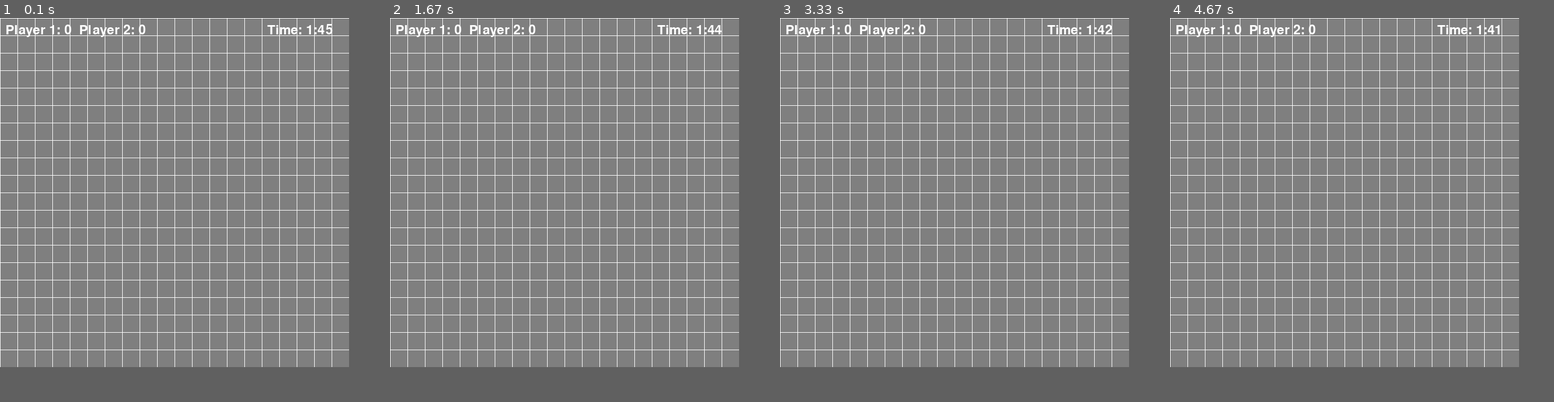
Above: before the commit, frames 1-4 (left to right).
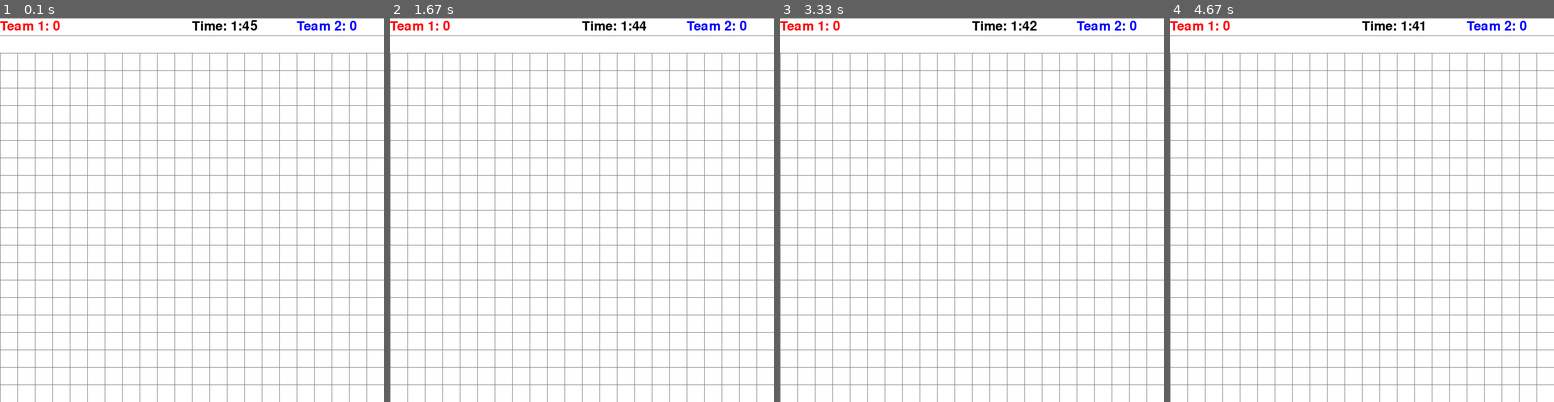
Above: after the commit, the same moments.

Repository: DocD-12/Blocks_n_Bots
Game: pygame game, started from main.py
The game is run twice, just before and just after one commit, with the same random seed, the same clock (stepped at 60 frames per second) and the same inputs.
Inputs:
- Up to frame 1 (0.1 s): no input
- Up to frame 2 (1.67 s): no input
- Up to frame 3 (3.33 s): no input
- Up to frame 4 (4.67 s): no input
In our replay, the window is 640x640 before the commit and 704x704 after it. These sizes can differ from the game's own. Grey fills any space a smaller window leaves; there, only what the larger window draws over its background counts as a difference.

The runs differ from the first frame. In frame 1, 83% of the frame differs, in the area x 0-100%, y 0-100%; in frame 2, 83%; in frame 3, 83%; in frame 4, 83%.

Commit message:
oth's made text and text field is started

Diff:
--- a/game.py
+++ b/game.py
@@ -15,16 +15,16 @@
         self.grid = [[-1 if (i == 0 or i == size - 1 or j == 0 or j == size -1) else 0
                       for j in range(size)] for i in range(size)]
 
-        self.screen_width = size * tile_size
-        self.screen_height = size * tile_size
-        self.win = None
+        self.screen_width = (size + 2) * tile_size
+        self.screen_height = (size + 2) * tile_size
+        self.window = None
         self.tile_size = tile_size
         self.player_speed = 3 * tile_size
 
     def start(self):
         pygame.init()
 
-        self.win = pygame.display.set_mode((self.screen_width, self.screen_height))
+        self.window = pygame.display.set_mode((self.screen_width, self.screen_height))
         pygame.display.set_caption("Capture The Coin Game")
 
         running = True
@@ -40,21 +40,23 @@
             # player4.move(keys)
 
             # Отображение игрового поля
-            self.win.fill(grey)
+            self.window.fill(white)
             self.draw()
 
             # Отображение ИИ ботов
 
             # Отображение текущих очков
             font = pygame.font.Font(None, 36)
-            text = font.render(f'Player 1: 0  Player 2: 0', True, white)
-            self.win.blit(text, (10, 10))
+            text = font.render(f'Team 1: 0', True, red)
+            self.window.blit(text, (0, 3))
+            text = font.render(f'Team 2: 0', True, blue)
+            self.window.blit(text, (self.screen_width - 5 * self.tile_size, 3))
 
             # Отображение времени игры
             passed_time = int(time.time() - start_time)
             remaining_time = max(0, game_duration - passed_time)
-            time_text = font.render(f'Time: {remaining_time // 60}:{remaining_time % 60:02d}', True, white)
-            self.win.blit(time_text, (self.screen_width - 150, 10))
+            time_text = font.render(f'Time: {remaining_time // 60}:{remaining_time % 60:02d}', True, black)
+            self.window.blit(time_text, (self.screen_width / 2, 3))
 
             # Обновление экрана
             pygame.display.update()
@@ -68,9 +70,9 @@
 
     def draw(self):
         for x in range(0, self.screen_width, self.tile_size):
-            pygame.draw.line(self.win, white, (x, 0), (x, self.screen_height))
+            pygame.draw.line(self.window, grey, (x, 2 * self.tile_size), (x, self.screen_height))
         for y in range(0, self.screen_height, self.tile_size):
-            pygame.draw.line(self.win, white, (0, y), (self.screen_width, y))
+            pygame.draw.line(self.window, grey, (0, y), (self.screen_width, y))
 
     def get_tile_size(self):
         return self.tile_size
--- a/main.py
+++ b/main.py
@@ -3,4 +3,3 @@
 if __name__ == '__main__':
     mGame = game.Game(20)
     mGame.start()
-    mGame.draw()
Renamed: ex_hel.py -> oth/ex_hel.py
Renamed: main_grid.py -> oth/main_grid.py
Renamed: main_two.py -> oth/main_two.py
Renamed: pygame_ex.py -> oth/pygame_ex.py
